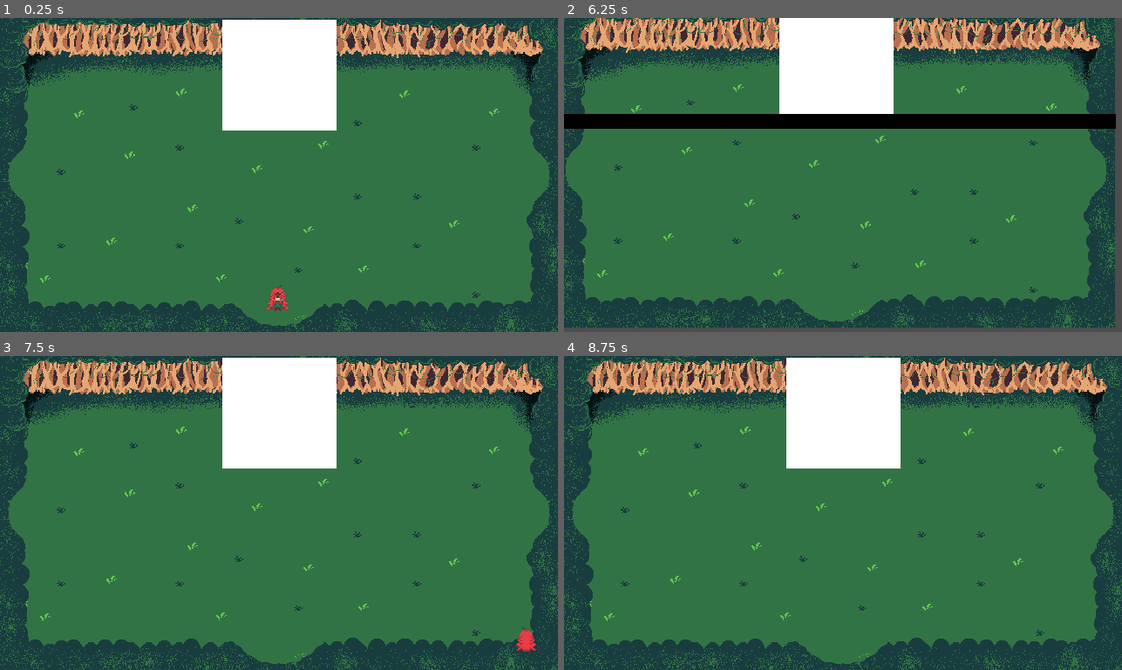
Above: before the commit, frames 1-4 (two rows, left to right).
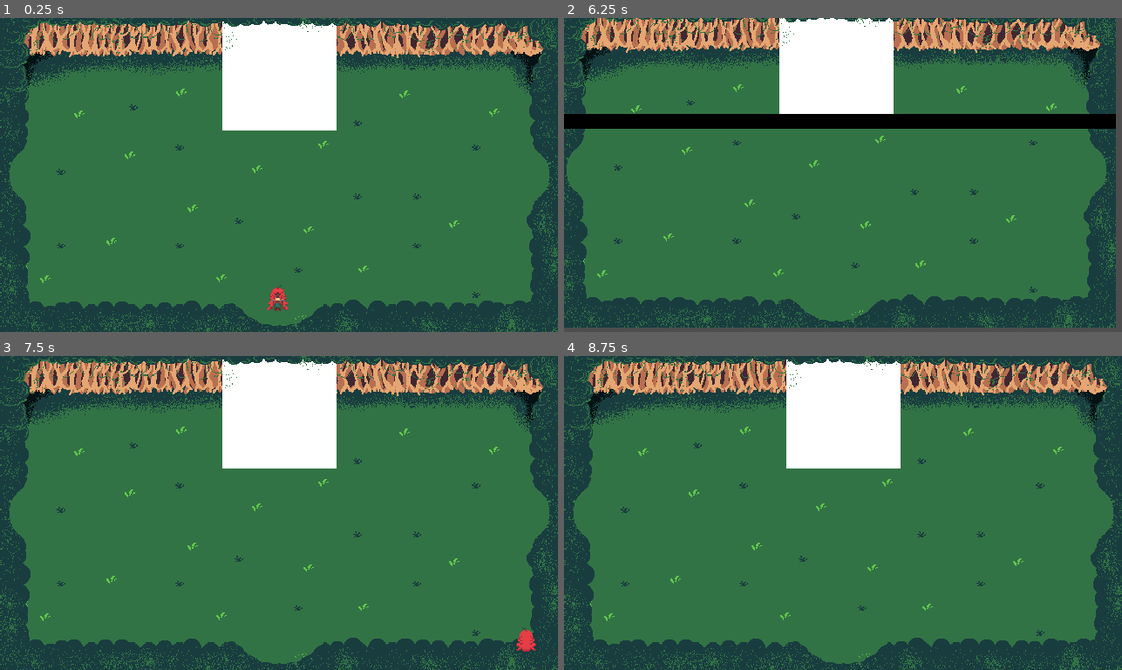
Above: after the commit, the same moments.

Repository: SamuelMTL/AmazonProject
Game: Godot game, scene res://Scenes/Dungeons/MataDaTerraFirme/BossRoom.tscn
Two runs of this game, one before a commit and one after it. Both use one fixed random seed, a clock stepped at 60 frames per second and the inputs below. This scene is started directly instead of the project's main scene. Sound files missing from this copy of the repository are replaced by a short silence.
Inputs (mouse positions are in pixels of both pictures, inside the frame that each line leads up to):
- Up to frame 1 (0.25 s): no input
- Up to frame 2 (6.25 s): tap Enter at 0.5, 2.75, 5.75 s; move the mouse to (965, 159) at 0.52 s; hold Right (ui_right) 0.53-1.28 s; tap R (BoitataPower) at 0.6 s; move the mouse to (731, 190) at 1.27 s; hold Down (ui_down) 1.28-2.03 s; tap Q (CurupiraPower) at 1.35 s; tap Space (dash) at 2, 3.5, 4.35 s; move the mouse to (898, 105) at 2.02 s; hold Right (ui_right) 2.03-2.78 s; tap H (Habilidades) at 2.1 s; move the mouse to (815, 237) at 2.77 s; hold Up (ui_up) 2.78-3.53 s; tap E (IaraPower) at 2.85 s; move the mouse to (1010, 222) at 3.52 s; hold Left (ui_left) 3.53-5.03 s; click (1010, 222) at 3.6 s; move the mouse to (675, 127) at 4.27 s; move the mouse to (870, 175) at 5.02 s; hold Down (ui_down) 5.03-5.78 s; tap 3 (equip_boleadeira) at 5.1 s; move the mouse to (759, 96) at 5.77 s; hold Right (ui_right) from 5.78 s (still down); tap 2 (equip_lanca) at 5.85 s
- Up to frame 3 (7.5 s): move the mouse to (401, 497) at 6.52 s; release Right (ui_right) at 6.53 s; hold Up (ui_up) 6.53-7.28 s; tap 1 (equip_tacape) at 6.6 s; move the mouse to (167, 528) at 7.27 s; hold Right (ui_right) from 7.28 s (still down); tap 4 (equip_zarabatana) at 7.35 s
- Up to frame 4 (8.75 s): tap Space (dash) at 8 s; move the mouse to (898, 443) at 8.02 s; release Right (ui_right) at 8.03 s; hold Down (ui_down) from 8.03 s (still down); tap R (BoitataPower) at 8.1 s

The runs differ from the first frame. In frame 1, 3.6% of the frame differs, in the area x 0-100%, y 0-100%; in frame 2, 3.1%; in frame 3, 3.6%; in frame 4, 3.6%.

Commit message:
Update BossRoom.tscn

Diff:
--- a/amazonproject/Scenes/Dungeons/MataDaTerraFirme/BossRoom.tscn
+++ b/amazonproject/Scenes/Dungeons/MataDaTerraFirme/BossRoom.tscn
@@ -1,10 +1,11 @@
-[gd_scene load_steps=6 format=3 uid="uid://dmrg8ca1oxk27"]
+[gd_scene load_steps=7 format=3 uid="uid://dmrg8ca1oxk27"]
 
 [ext_resource type="Script" path="res://Scenes/Dungeons/MataDaTerraFirme/boss_room.gd" id="1_5phhs"]
 [ext_resource type="Script" path="res://Scenes/Dungeons/MataDaTerraFirme/camera_2d.gd" id="2_mofn3"]
 [ext_resource type="PackedScene" uid="uid://dcnpjpoqff5ms" path="res://Components/PlayerComponent/Jogador.tscn" id="2_vafl1"]
 [ext_resource type="PackedScene" uid="uid://uainjgnhg6ty" path="res://Components/BossComponent/BossComponent.tscn" id="3_yb44t"]
 [ext_resource type="Texture2D" uid="uid://c02thxopc3ysg" path="res://assets/dungeon/Dungeon.png" id="4_vn0ry"]
+[ext_resource type="Texture2D" uid="uid://bu3kb2sn1vosl" path="res://assets/dungeon/DungeonTopo.png" id="6_37f5c"]
 
 [node name="BossRoom" type="Node2D"]
 script = ExtResource("1_5phhs")
@@ -17,10 +18,15 @@
 z_index = 2
 position = Vector2(319, 320)
 
-[node name="Sprite2D" type="Sprite2D" parent="."]
+[node name="fundo" type="Sprite2D" parent="."]
 position = Vector2(320, 180)
 scale = Vector2(1, 1.125)
 texture = ExtResource("4_vn0ry")
 
 [node name="BossComponent" parent="." instance=ExtResource("3_yb44t")]
 position = Vector2(321, 65)
+
+[node name="Teto" type="Sprite2D" parent="."]
+position = Vector2(321, 180)
+scale = Vector2(1, 1.125)
+texture = ExtResource("6_37f5c")
